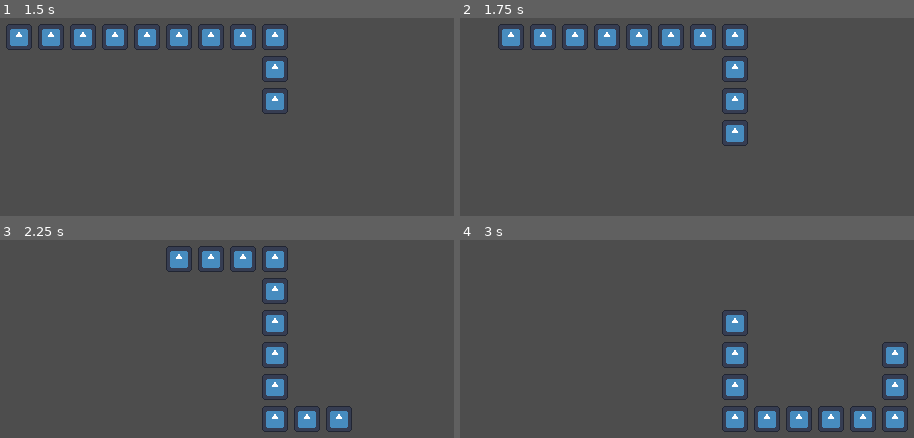
Above: before the commit, frames 1-4 (two rows, left to right).
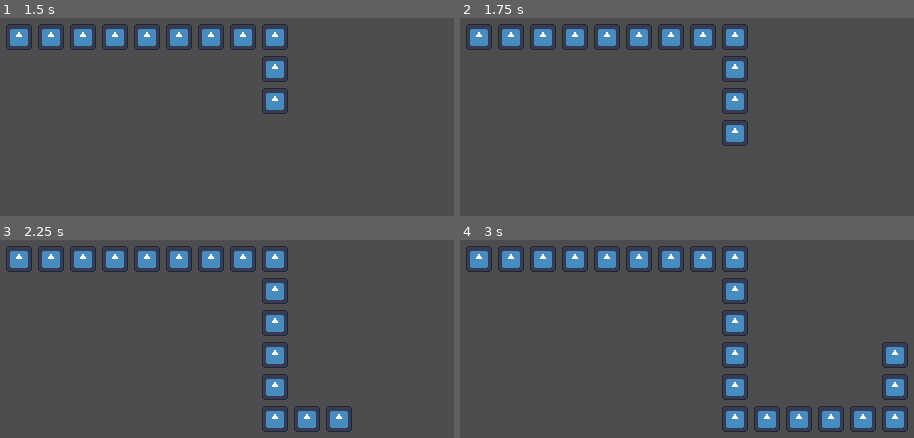
Above: after the commit, the same moments.

Repository: learyjk/last-one-game-jam
Game: Godot game, scene res://scenes/scene.tscn
The game is run twice, just before and just after one commit, with the same random seed, the same clock (stepped at 60 frames per second) and the same inputs. The engine's default icon, where the game draws it, is replaced by a stand-in: a white triangle on a blue panel in a dark square.
Inputs:
- Up to frame 1 (1.5 s): tap Enter at 0.5 s; hold Right (ui_right) 0.53-1.28 s; tap Space at 1.25 s; hold Down (ui_down) from 1.28 s (still down)
- Up to frame 2 (1.75 s): keep holding Down (ui_down)
- Up to frame 3 (2.25 s): release Down (ui_down) at 2.03 s; hold Right (ui_right) from 2.03 s (still down)
- Up to frame 4 (3 s): tap Enter at 2.75 s; release Right (ui_right) at 2.78 s; hold Up (ui_up) from 2.78 s (still down)

Frame 1 is identical in both runs. In frame 2, 0.4% of the frame differs, in the area x 1-8%, y 3-17%; in frame 3, 2.2%; in frame 4, 4.4%, in the area x 1-64%, y 3-33%.

Commit message:
can chop of own tail

Diff:
--- a/scenes/segment.tscn
+++ b/scenes/segment.tscn
@@ -16,7 +16,7 @@
 [sub_resource type="RectangleShape2D" id="RectangleShape2D_th87o"]
 size = Vector2(24, 24)
 
-[node name="Segment" type="Node2D"]
+[node name="Segment" type="Area2D"]
 
 [node name="AnimatedSprite2D" type="AnimatedSprite2D" parent="."]
 scale = Vector2(0.2, 0.2)
--- a/scripts/character_body_2d.gd
+++ /dev/null
@@ -1,12 +0,0 @@
-extends CharacterBody2D
-
-const SPEED := 200
-
-func _physics_process(delta: float) -> void:
-	var input_vector = Vector2(
-		Input.get_action_strength("ui_right") - Input.get_action_strength("ui_left"),
-		Input.get_action_strength("ui_down") - Input.get_action_strength("ui_up")
-	).normalized()
-
-	velocity = input_vector * SPEED
-	move_and_slide()
--- a/scripts/snake.gd
+++ b/scripts/snake.gd
@@ -2,7 +2,7 @@
 
 const GRID_SIZE = 32
 const STEP_TIME = 0.15
-const DEFAULT_LENGTH = 10
+const DEFAULT_LENGTH = 20
 
 @onready var head := $Head
 @onready var segment_container := $SegmentContainer
@@ -47,6 +47,9 @@
 	head_grid_position += Vector2i(direction)
 	var new_position = Vector2(head_grid_position) * GRID_SIZE
 
+	# Check for collision with own segments
+	var collision_index = check_self_collision(new_position)
+
 	# Update head position
 	head.position = new_position
 
@@ -57,7 +60,11 @@
 	print("Head grid position: ", head_grid_position)
 	print("New position: ", new_position)
 
-	# Spawn segments one at a time
+	# Handle collision - chop off tail after collision point
+	if collision_index != -1:
+		chop_tail_at_collision(collision_index)
+
+	# Spawn segments one at a time (only if we haven't hit max length)
 	if steps_taken < DEFAULT_LENGTH:
 		var seg = segment_scene.instantiate()
 		segment_container.add_child(seg)
@@ -75,3 +82,36 @@
 		position_history.resize(segments.size() + 5)
 
 	steps_taken += 1
+
+func check_self_collision(head_pos: Vector2) -> int:
+	# Check if head position matches any segment position
+	# Skip the first position in history since that's where the head was
+	for i in range(1, position_history.size()):
+		if position_history[i] == head_pos:
+			print("Collision detected at position: ", head_pos, " with segment at history index: ", i)
+			return i
+	return -1
+
+func chop_tail_at_collision(collision_index: int):
+	print("Chopping tail at collision index: ", collision_index)
+
+	# Calculate how many segments to remove
+	# collision_index is the position in history where collision occurred
+	# We want to keep segments up to (but not including) the collision point
+	var segments_to_keep = collision_index - 1
+
+	# Make sure we don't go negative
+	segments_to_keep = max(0, segments_to_keep)
+
+	# Remove excess segments from the scene
+	var segments_to_remove = segments.size() - segments_to_keep
+	for i in range(segments_to_remove):
+		if segments.size() > 0:
+			var segment_to_remove = segments.pop_back()
+			segment_to_remove.queue_free()
+
+	# Trim position history to match
+	if position_history.size() > segments_to_keep + 1:  # +1 for head position
+		position_history.resize(segments_to_keep + 1)
+
+	print("Snake length after chopping: ", segments.size())
Not shown, removed: scripts/character_body_2d.gd.uid
